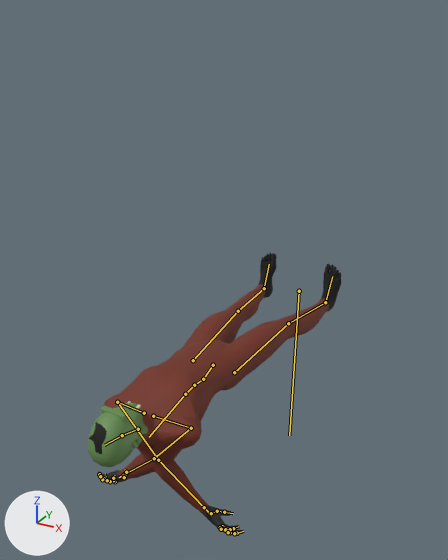
Renders of the glTF model art/chars/grunt.glb from each side of a commit.
One viewpoint serves both versions: a 50 mm camera at (1.28, -3.29, 1.61) aimed at (-0.05, -0.88, 0.41). Lighting does not change. The marker at lower left points along +X, +Y and +Z. The older version comes first. Both versions are drawn at frame 13 of the action 'die'; the numbers are the values there. The bones that change, and the others that lie on the model, are drawn over the model as lines.

The first picture shows 'arms', 'body', 'head'.
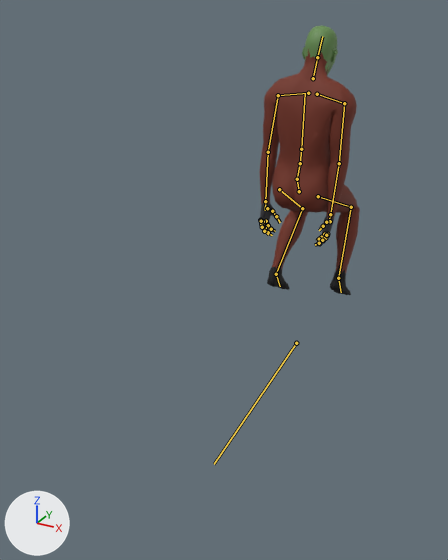
What differs and where, as boxes (x1, y1, x2, y2) in the pictures (448 x 560 px):
'body', posed (59% narrower, 13% taller): before (110, 253, 341, 446); after (267, 77, 360, 295)
'arms', posed (33% narrower, 13% taller): before (98, 387, 243, 535); after (260, 79, 357, 246)
'head', posed: before (88, 401, 181, 467); after (281, 26, 342, 85)
bone 'Root', root to tip: before (299, 291) to (289, 435); after (296, 343) to (214, 464)
bone 'spine_01', root to tip: before (203, 379) to (194, 385); after (297, 179) to (300, 163)
bone 'upperarm_l', root to tip: before (117, 402) to (158, 460); after (278, 95) to (268, 152)
bone 'lowerarm_l', root to tip: before (158, 460) to (204, 507); after (268, 152) to (265, 201)
bone 'upperarm_r', root to tip: before (191, 428) to (154, 458); after (344, 103) to (339, 163)
bone 'lowerarm_r', root to tip: before (154, 458) to (124, 474); after (339, 163) to (330, 214)
bone 'thigh_l', root to tip: before (193, 360) to (238, 311); after (279, 189) to (302, 208)
bone 'calf_l', root to tip: before (238, 311) to (264, 288); after (302, 208) to (276, 274)
bone 'thigh_r', root to tip: before (234, 372) to (288, 323); after (318, 196) to (351, 207)
bone 'calf_r', root to tip: before (288, 323) to (325, 302); after (351, 207) to (338, 278)

Edits to the bpy script that builds the scene:
```text
Change bone_root:
    where bone_root = bpy.data.objects['Human.rig'].pose.bones['Root']
    bone_root.location: (0.0, 0.0, 0.0) -> (0.0, 0.0, -0.368)
    bone_root.rotation_quaternion: (0.719, -0.695, 0.0, 0.0) -> (0.995, -0.093, -0.021, -0.002)  # degrees (-88, 0, 0) -> degrees (-11, -2, 0)
Change bone_spine_01:
    where bone_spine_01 = bpy.data.objects['Human.rig'].pose.bones['spine_01']  # child of 'pelvis'
    bone_spine_01.rotation_quaternion: (1.0, 0.0, 0.0, 0.0) -> (0.989, 0.146, 0.0, 0.0)  # degrees (0, 0, 0) -> degrees (17, 0, 0)
Change bone_upperarm_l:
    where bone_upperarm_l = bpy.data.objects['Human.rig'].pose.bones['upperarm_l']  # child of 'clavicle_l'
    bone_upperarm_l.rotation_quaternion: (0.498, -0.833, -0.217, -0.109) -> (0.95, -0.014, 0.011, -0.311)  # degrees (-122, -23, 16) -> degrees (-2, 1, -36)
Change bone_lowerarm_l:
    where bone_lowerarm_l = bpy.data.objects['Human.rig'].pose.bones['lowerarm_l']  # child of 'upperarm_l'
    bone_lowerarm_l.rotation_quaternion: (0.921, -0.376, 0.0, -0.1) -> (0.941, -0.329, 0.0, -0.077)  # degrees (-44, -4, -11) -> degrees (-38, -3, -8)
Change bone_upperarm_r:
    where bone_upperarm_r = bpy.data.objects['Human.rig'].pose.bones['upperarm_r']  # child of 'clavicle_r'
    bone_upperarm_r.rotation_quaternion: (0.498, -0.833, 0.217, 0.109) -> (0.945, -0.013, -0.015, 0.327)  # degrees (-122, 23, -16) -> degrees (-2, -1, 38)
Change bone_lowerarm_r:
    where bone_lowerarm_r = bpy.data.objects['Human.rig'].pose.bones['lowerarm_r']  # child of 'upperarm_r'
    bone_lowerarm_r.rotation_quaternion: (0.921, -0.376, 0.0, 0.1) -> (0.941, -0.329, 0.0, 0.077)  # degrees (-44, 4, 11) -> degrees (-38, 3, 8)
Change bone_thigh_l:
    where bone_thigh_l = bpy.data.objects['Human.rig'].pose.bones['thigh_l']  # child of 'pelvis'
    bone_thigh_l.rotation_quaternion: (1.0, 0.0, 0.0, 0.0) -> (0.914, -0.357, -0.029, 0.193)  # degrees (0, 0, 0) -> degrees (-42, 5, 22)
Change bone_calf_l:
    where bone_calf_l = bpy.data.objects['Human.rig'].pose.bones['calf_l']  # child of 'thigh_l'
    bone_calf_l.rotation_quaternion: (1.0, 0.0, 0.0, 0.0) -> (0.737, 0.671, 0.076, 0.008)  # degrees (0, 0, 0) -> degrees (85, 6, 7)
Change bone_thigh_r:
    where bone_thigh_r = bpy.data.objects['Human.rig'].pose.bones['thigh_r']  # child of 'pelvis'
    bone_thigh_r.rotation_quaternion: (1.0, 0.0, 0.0, 0.0) -> (0.887, -0.405, 0.033, -0.22)  # degrees (0, 0, 0) -> degrees (-48, -7, -25)
Change bone_calf_r:
    where bone_calf_r = bpy.data.objects['Human.rig'].pose.bones['calf_r']  # child of 'thigh_r'
    bone_calf_r.rotation_quaternion: (1.0, 0.0, 0.0, 0.0) -> (0.676, 0.733, -0.083, -0.009)  # degrees (0, 0, 0) -> degrees (95, -6, -8)
```
